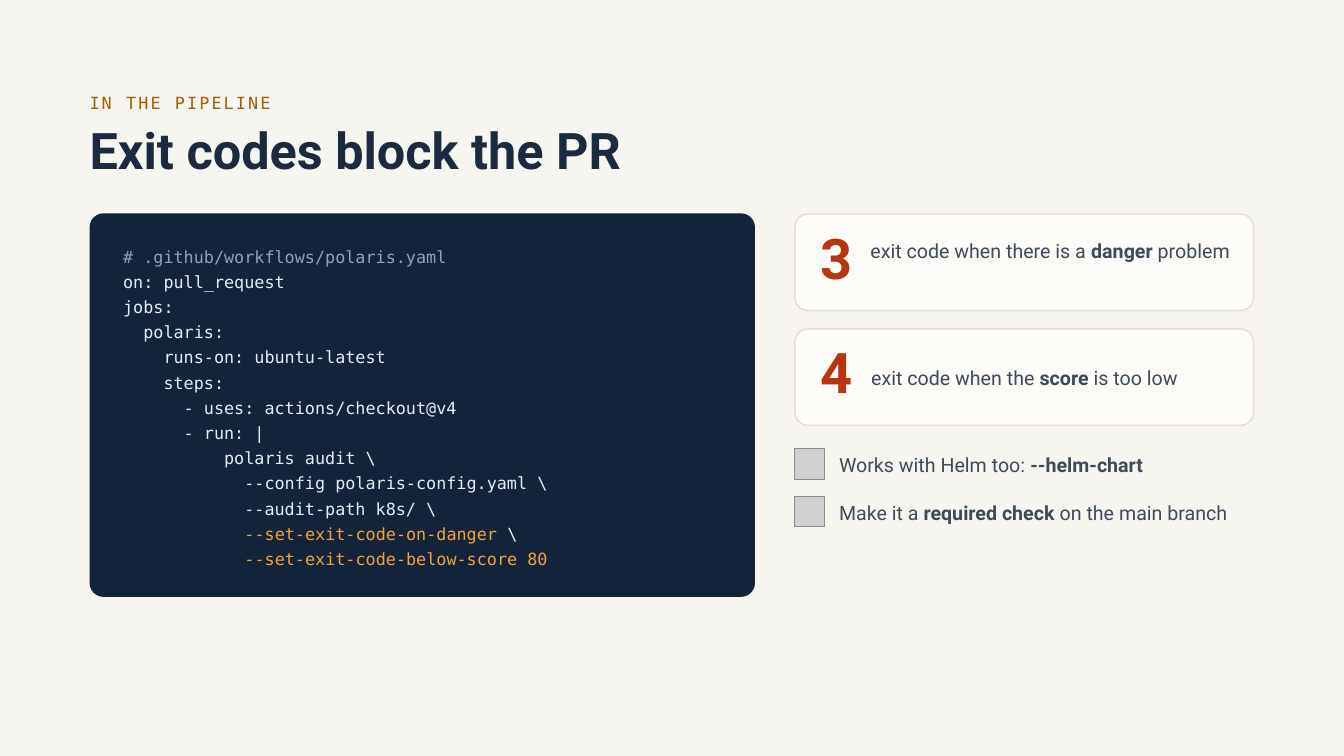
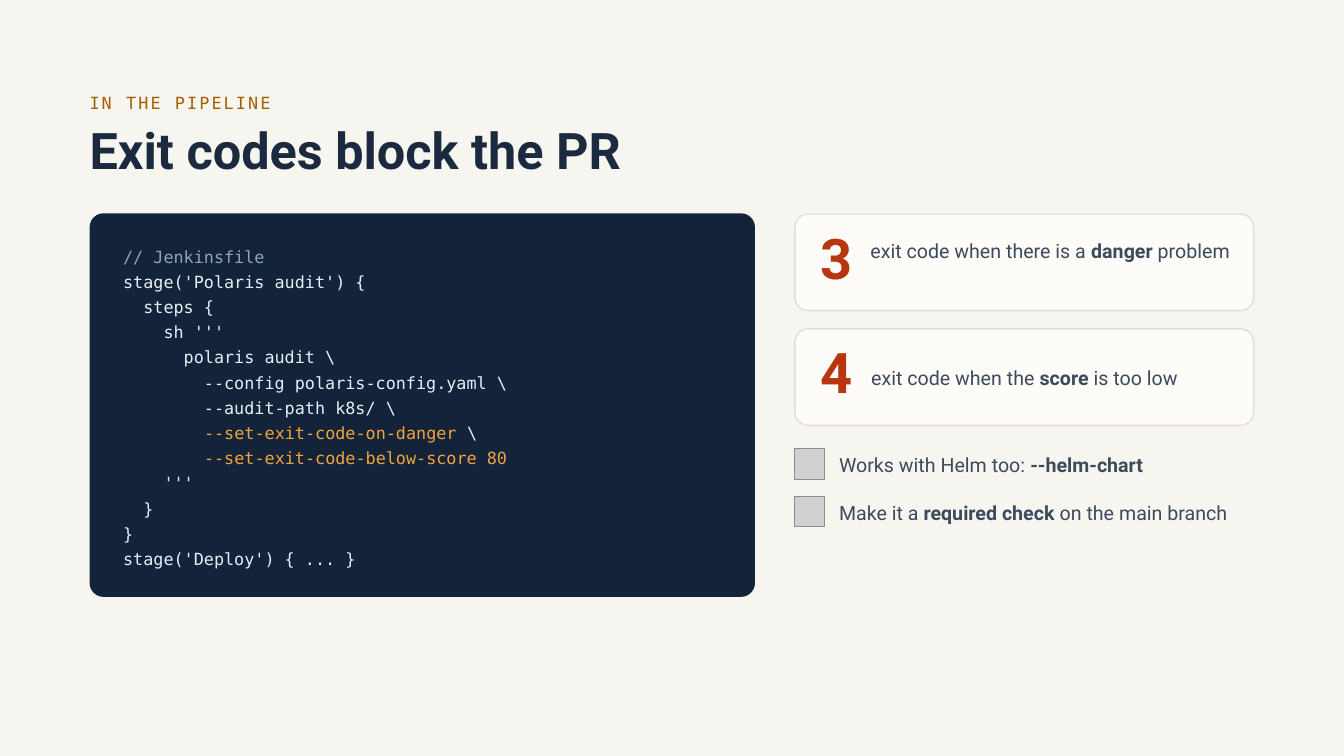
Before and after one commit to rodrigodlima/kubernetes-playground, a slide deck: slide 9 of polaris/Polaris Kubernetes Configuration Validation.pptx. Drawn at 1344x756 pixels with LibreOffice and Linux fonts; fonts in the diff are those of the drawing; grey boxes stand for pictures. Boxes give left, top, right and bottom in pixels: in the first picture for what was removed or moved away, otherwise in the second. Text is boxed around its words. In the diff, an @@ line names an element or a change of style, - is before the commit and + after.

Commit message:
update presentation

```diff
--- a/polaris/Polaris Kubernetes Configuration Validation.pptx
+++ b/polaris/Polaris Kubernetes Configuration Validation.pptx
@@ text in rounded rectangle at [123,250,346,339]: text changed @@
-# .github/workflows/polaris.yaml
-on: pull_request
-jobs:
-polaris:
-runs-on: ubuntu-latest
-steps:
-- uses: actions/checkout@v4
-- run: |
+// Jenkinsfile
+stage('Polaris audit') {
+steps {
+sh '''
@@ text in rounded rectangle at [123,552,275,569]: paragraphs added @@
+'''
+}
+}
+stage('Deploy') { ... }
```
